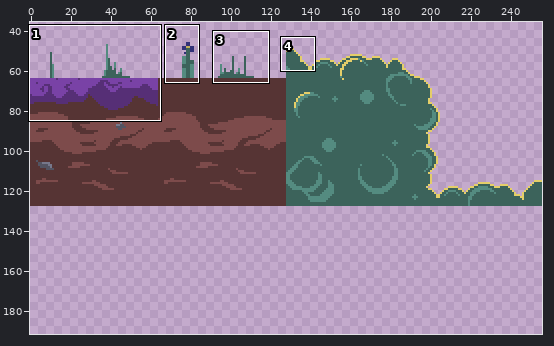
Pixel-art file: img/tiles/tiles_normal.aseprite. Above, an overview of the earlier version with the close-up marked.
Close-up. Before the commit:
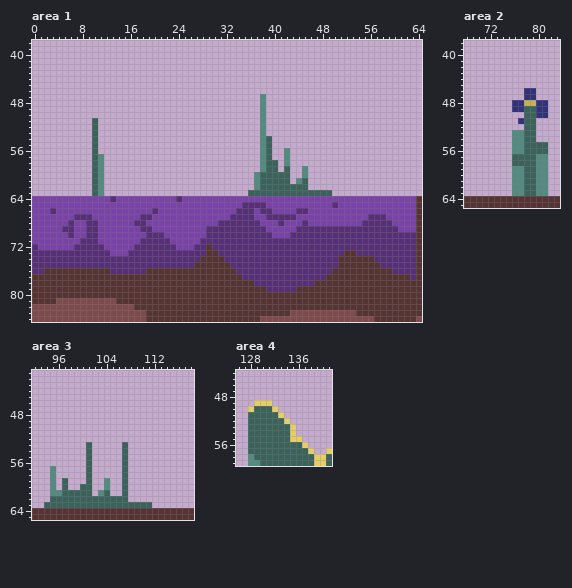
256x128 pixels, 1 frame. Shown: area 1: x 0..64, y 38..84; area 2: x 68..83, y 38..65; area 3: x 92..118, y 41..65; area 4: x 126..141, y 44..59. The old version is drawn lined up with the new one, on the new canvas. The wide view leaves out empty margins. The commit also changed other parts of the picture, which this record leaves out.
After the commit:
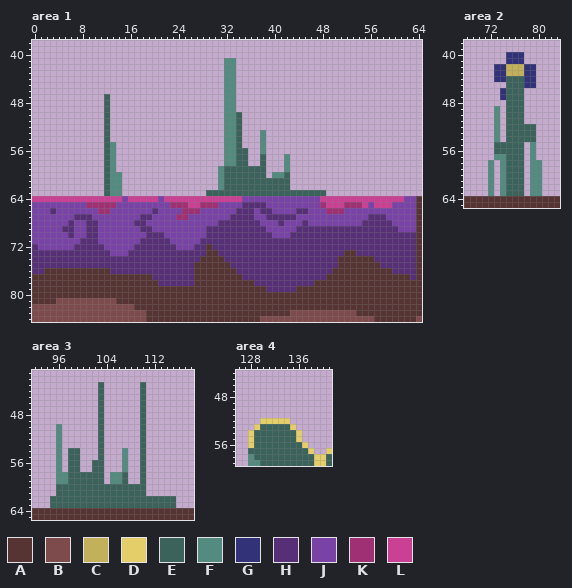
Palette (. is transparent): A #563434  B #7d4b4b  C #c3b05a  D #e4ce69  E #3c635b  F #548b80  G #323278  H #562f76  J #7942a6  K #9f3073  L #ca4194
Diff:
canvas 256x128 -> 256x192
Changed rows in their new state; - is an unchanged pixel.
Area 1:
first column x 0:
41 --------------------------------FF----------------------------
42 --------------------------------FF----------------------------
43 --------------------------------FF----------------------------
44 --------------------------------FF----------------------------
45 --------------------------------FF----------------------------
46 --------------------------------FF----------------------------
47 ------------E-------------------FF----.-----------------------
48 ------------E-------------------FF----.-----------------------
49 ------------E-------------------FF----.-----------------------
50 ------------E-------------------FFE---.-----------------------
51 ----------.-E-------------------FFE---.-----------------------
52 ----------.-E-------------------FFE---.-----------------------
53 ----------.-E-------------------FFE---------------------------
54 ----------.-E-------------------FFE----.----------------------
55 ----------.-EF------------------FFE----.----------------------
56 ----------.-EF------------------FFEE---.--.-------------------
57 ----------..EF------------------FFEE--E.----------------------
58 ----------..EF------------------FFEE--E..---------------------
59 ----------..EF-----------------FEEEEEEE..-F--.----------------
60 ----------..EFF----------------FEEEEEE-.FF---.----------------
61 ----------..EFF----------------FEEEEEE------..----------------
62 ----------..EFF----------------FEEEEEE-----...----------------
63 ----------..EFF--------------EEEEEEE-------------.------------
64 LLLLLLLLLLLLLLL-LLLLL-LLLLLLLLLLLLL-------------LLLLLLLLLLLLLL
65 ---------KKKKK---------KKKLLKKK-----------------KLLLKKKL-LLL--
66 -----------KK------------KKK---------------------KKK----------
67 ------------------------KK------------------------------------
first column x 19:
76 HHHHHHHH
77 -HHHHHHH
78 --HHHHHH
Area 2:
first column x 72:
40 ---GGG----
41 ---GGG----
42 -GGCCCGG--
43 -GGCCCGG--
44 -GGEEEGG--
45 ---EEEGG--
46 --GEEE..--
47 --GEEE..--
48 ---EEE....
49 -F-EEE....
50 -F-EEE....
51 -F-EEE..--
52 -F-EEE----
53 -F-EEE----
54 -F-EEE----
55 -EEEEE.F..
56 -EEEEE.F..
57 -FFE--.F..
58 F-FE--.F-.
59 F-FEEE.F-.
60 F-FEEE.F-.
61 F-FEEE.F-.
62 F-FEEE.F-.
63 F-FEEE.F-.
Area 3:
first column x 94:
43 ---------E------E-----
44 ---------E------E-----
45 ---------E------E-----
46 ---------E------E-----
47 ---------E------E-----
48 ---------E------E-----
49 ---------E------E-----
50 --F------E------E-----
51 --F------E------E-----
52 --F------E------E-----
53 --F----.-E---.--E-----
54 --F-EE-.-E---F--E-----
55 --F-EE-.-E---F--E-----
56 --F-EE-.EE---F--E-----
57 -.F-EE-.EE---F--E-----
58 -.FFEEE-EE-FF---E-----
59 -.FFEEE-EE.FF---E-----
60 -.E-EE--EEEEE-EEE-----
61 -.E-----EE-EE-EEE-----
62 --------------EEEEEEEE
63 .-----------------EEEE
Area 4:
first column x 128:
49 -...-----
50 .....----
51 ......---
52 ..DDDD---
53 .D-------
54 D------ED
55 D------E-
56 D--------
Boxes around the changes in both close-ups, in picture pixels (x1, y1, x2, y2):
changed: (32, 58, 404, 220)
changed: (146, 268, 194, 286)
changed: (488, 52, 548, 196)
changed: (44, 382, 176, 508)
changed: (248, 400, 302, 448)
